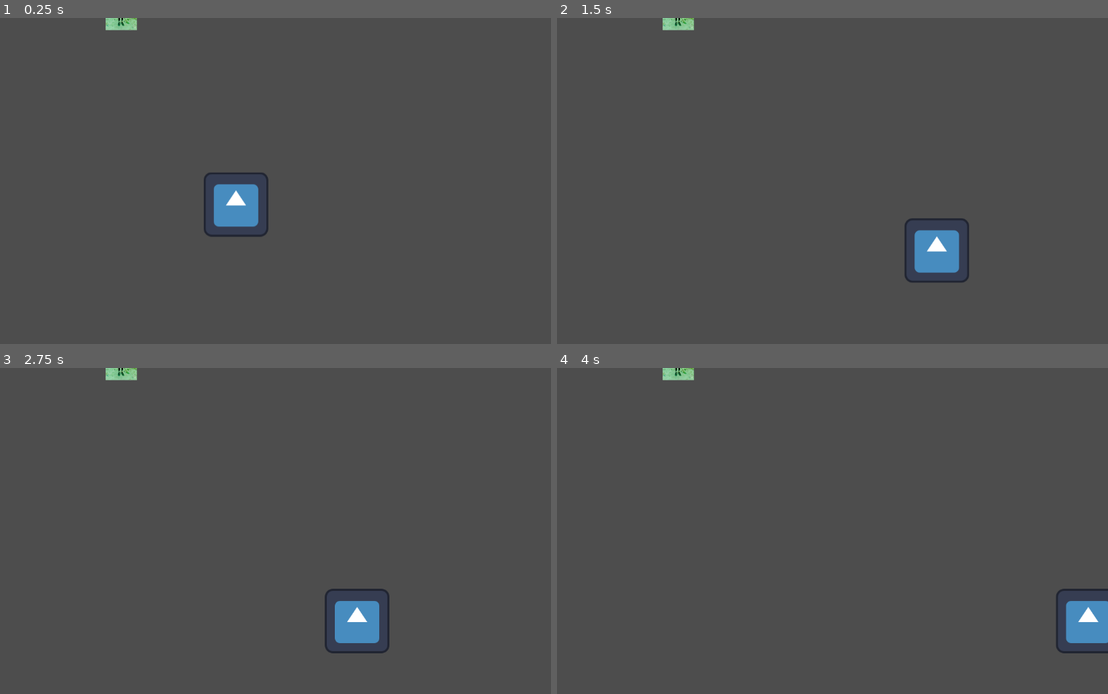
Above: before the commit, frames 1-4 (two rows, left to right).
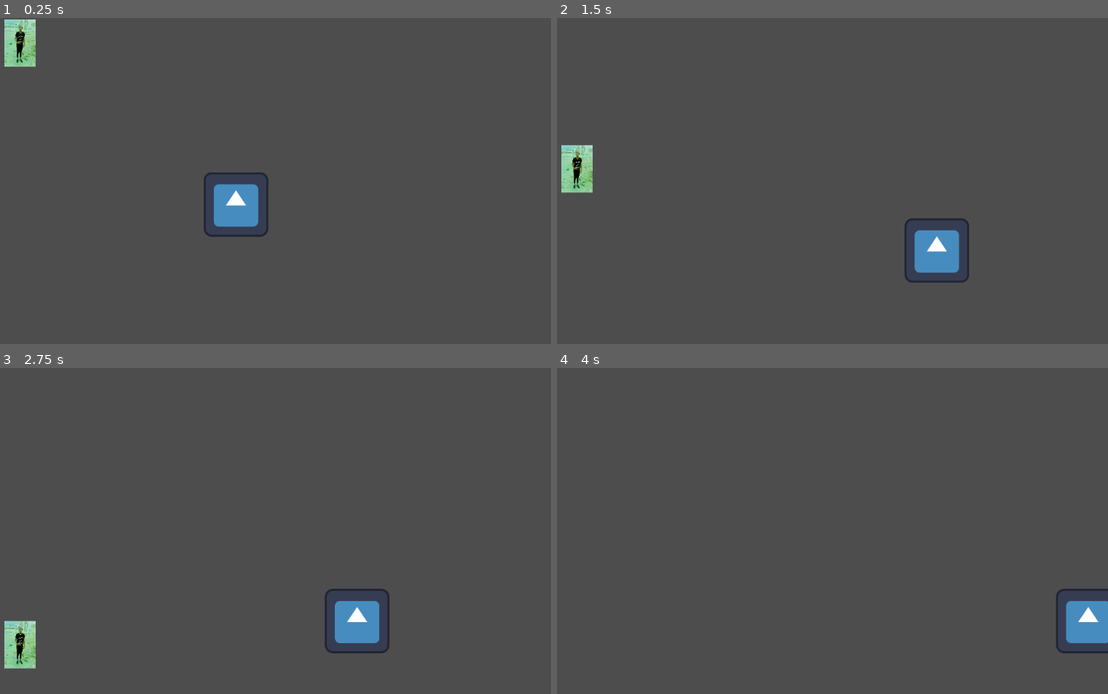
Above: after the commit, the same moments.

Repository: KarimMiladi/stanczyk
Game: Godot game, scene res://main/main.tscn
The game is run twice, just before and just after one commit, with the same random seed, the same clock (stepped at 60 frames per second) and the same inputs. The engine's default icon, where the game draws it, is replaced by a stand-in: a white triangle on a blue panel in a dark square.
Inputs:
- Up to frame 1 (0.25 s): no input
- Up to frame 2 (1.5 s): tap Enter (ui_accept) at 0.5, 0.77 s; hold Right (ui_right) from 0.53 s (still down)
- Up to frame 3 (2.75 s): tap Enter (ui_accept) at 1.52 s; release Right (ui_right) at 2.03 s; hold Left (ui_left) from 2.03 s (still down)
- Up to frame 4 (4 s): release Left (ui_left) at 2.78 s; hold Right (ui_right) from 2.78 s (still down); tap Enter (ui_accept) at 3.02, 3.77 s

The runs differ from the first frame. In frame 1, 1.0% of the frame differs, in the area x 0-25%, y 0-15%; in frame 2, 1.0%; in frame 3, 1.0%, in the area x 0-25%, y 0-93%; in frame 4, 0.2%.
Error before the commit: Parse Error: Function "lose_hp()" not found in base self. (res://tomato/tomato.gd:20)

Commit message:
applied hp on collision

Diff:
--- a/clown/clown.tscn.gd
+++ b/clown/clown.tscn.gd
@@ -25,6 +25,7 @@
 	move_and_slide()
 
 func lose_hp() -> void:
+	print("aaaaaaaaaaaaa")
 	hp -= 1
 	if hp <= 0:
 		$"..".emit_signal("game_over")
--- a/tomato/tomato.gd
+++ b/tomato/tomato.gd
@@ -17,5 +17,5 @@
 
 
 func _on_body_entered(body: Node2D) -> void:
-	lose_hp()
-	pass # Replace with function body.
+	if body.has_method("lose_hp"):
+		body.lose_hp()
